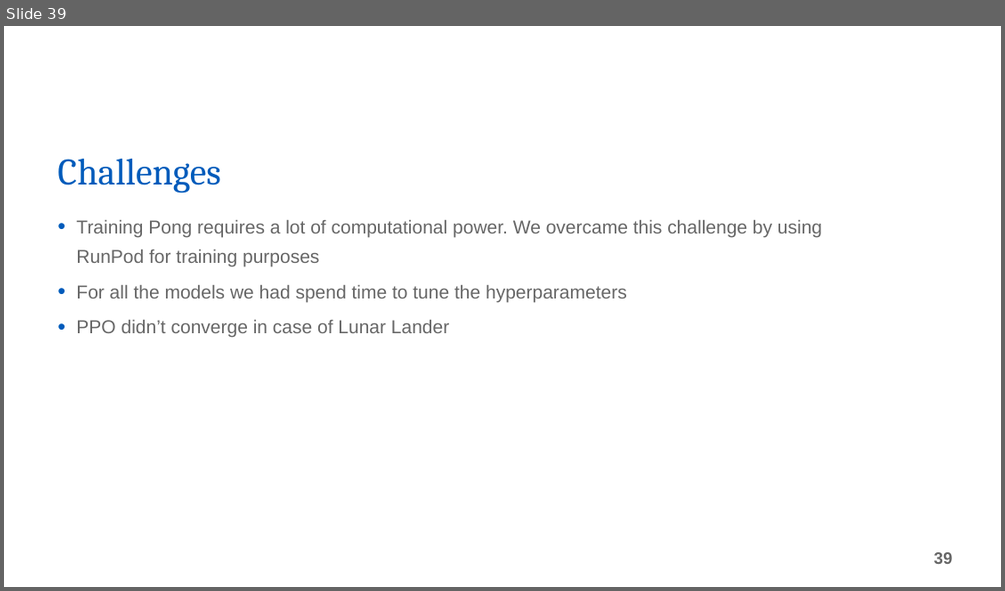
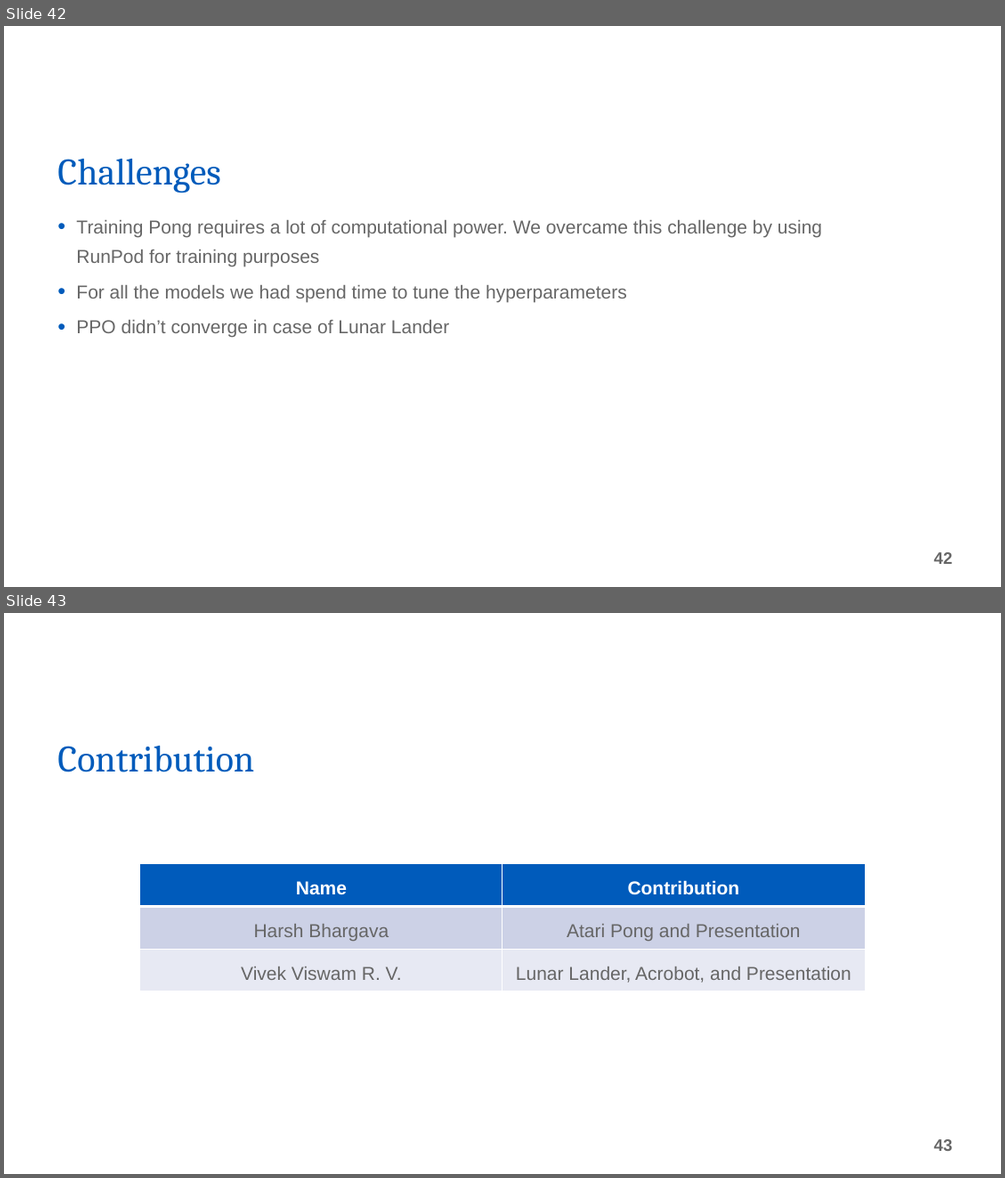
Before and after one commit to vivek-viswam-rv/rl-experiments, a slide deck: Final Project Presentation.pptx. Shown one above the other, each under a label of ours: slide 39 before the commit, slides 42 and 43 after it. The pictures are 1005x591 and 1005x1178 pixels, drawn with LibreOffice and Linux fonts; fonts in the diff are those of the drawing; background and template pictures are left out. Boxes give left, top, right and bottom in pixels: in the first picture for what was removed or moved away, otherwise in the second. Text is boxed around its words. In the diff, an @@ line names an element or a change of style, - is before the commit and + after.

```diff
--- a/Final Project Presentation.pptx
+++ b/Final Project Presentation.pptx
@@ slide 43 added at box(4, 613, 1001, 1174), background picture (left out) @@
@@ title added at box(57, 745, 254, 772), 36 pt, text #005BBB @@
+Contribution
@@ table added at box(140, 863, 866, 991), 3 rows, 2 columns @@
+Name | Contribution
+Harsh Bhargava | Atari Pong and Presentation
+Vivek Viswam R. V. | Lunar Lander, Acrobot, and Presentation
@@ page number added at box(934, 1139, 953, 1151), 16 pt, text #666666, bold @@
+43
@@ what was slide 39 is now slide 42 @@
@@ page number at box(934, 552, 953, 564): text changed @@
-39
+42
```
Also in this commit, not shown: 4 slides changed, 5 other slides added, 2 slides removed.
